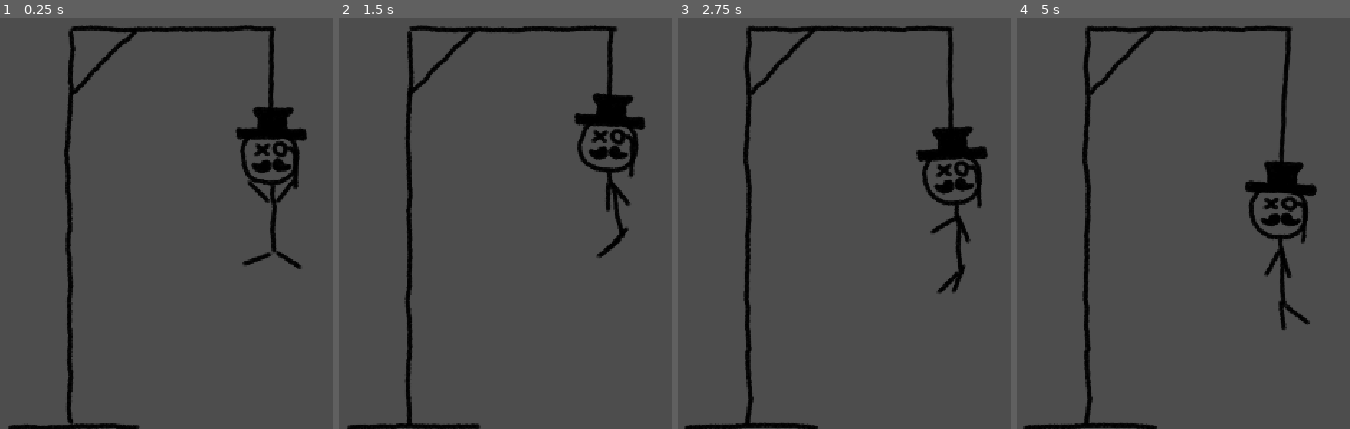
Above: before the commit, frames 1-4 (left to right).
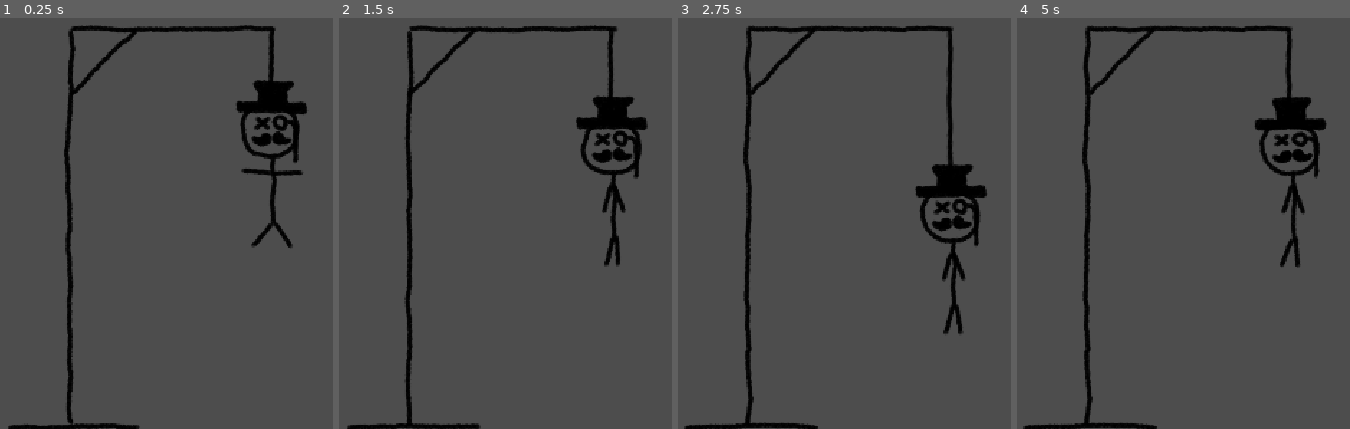
Above: after the commit, the same moments.

Repository: Tchetchouille/Anarchisme-Ludique
Game: Godot game, scene res://hang_scenes/testing_grounds.tscn
Same seed, same stepped clock (60 frames per second), same inputs: the game is played once before the commit and once after it. This scene is started directly instead of the project's main scene.
Inputs:
- Up to frame 1 (0.25 s): no input
- Up to frame 2 (1.5 s): tap Enter (ui_accept) at 0.5, 0.77 s
- Up to frame 3 (2.75 s): tap Enter (ui_accept) at 1.52 s
- Up to frame 4 (5 s): tap Enter (ui_accept) at 3.02, 3.77, 4.52 s

The runs differ from the first frame. In frame 1, 3.5% of the frame differs, in the area x 70-93%, y 5-62%; in frame 2, 2.1%; in frame 3, 3.8%; in frame 4, 4.8%, in the area x 68-94%, y 3-76%.

Commit message:
Ajusté pendaison
Meilleure extension de la corde

Diff:
--- a/le_proprietaire/hang_scenes/hangperson.tscn
+++ b/le_proprietaire/hang_scenes/hangperson.tscn
@@ -142,7 +142,7 @@
 }]
 
 [sub_resource type="CircleShape2D" id="CircleShape2D_00xjj"]
-radius = 8.062258
+radius = 11.065228
 
 [sub_resource type="SpriteFrames" id="SpriteFrames_0kq4c"]
 animations = [{
@@ -251,7 +251,7 @@
 node_a = NodePath("../Body/Head")
 node_b = NodePath("../Scaffold")
 disable_collision = false
-length = 74.0
+length = 20.0
 rest_length = 10.0
 stiffness = 64.0
 damping = 0.1
@@ -261,7 +261,6 @@
 
 [node name="Head" type="RigidBody2D" parent="Body" unique_id=897217739]
 position = Vector2(173, -221)
-mass = 0.5
 
 [node name="HeadSprite" type="AnimatedSprite2D" parent="Body/Head" unique_id=2100723473]
 position = Vector2(0.19999695, 35.800003)
@@ -295,7 +294,6 @@
 
 [node name="Body" type="RigidBody2D" parent="Body" unique_id=263474123]
 position = Vector2(175, -98)
-mass = 0.5
 
 [node name="Sprite2D" type="AnimatedSprite2D" parent="Body/Body" unique_id=2012252091]
 scale = Vector2(0.6, 0.6)
@@ -358,7 +356,6 @@
 
 [node name="LeftLeg" type="RigidBody2D" parent="Body" unique_id=1491960658]
 position = Vector2(155, -29)
-mass = 0.5
 
 [node name="Sprite2D" type="AnimatedSprite2D" parent="Body/LeftLeg" unique_id=1845252040]
 position = Vector2(7, -6.9999957)
